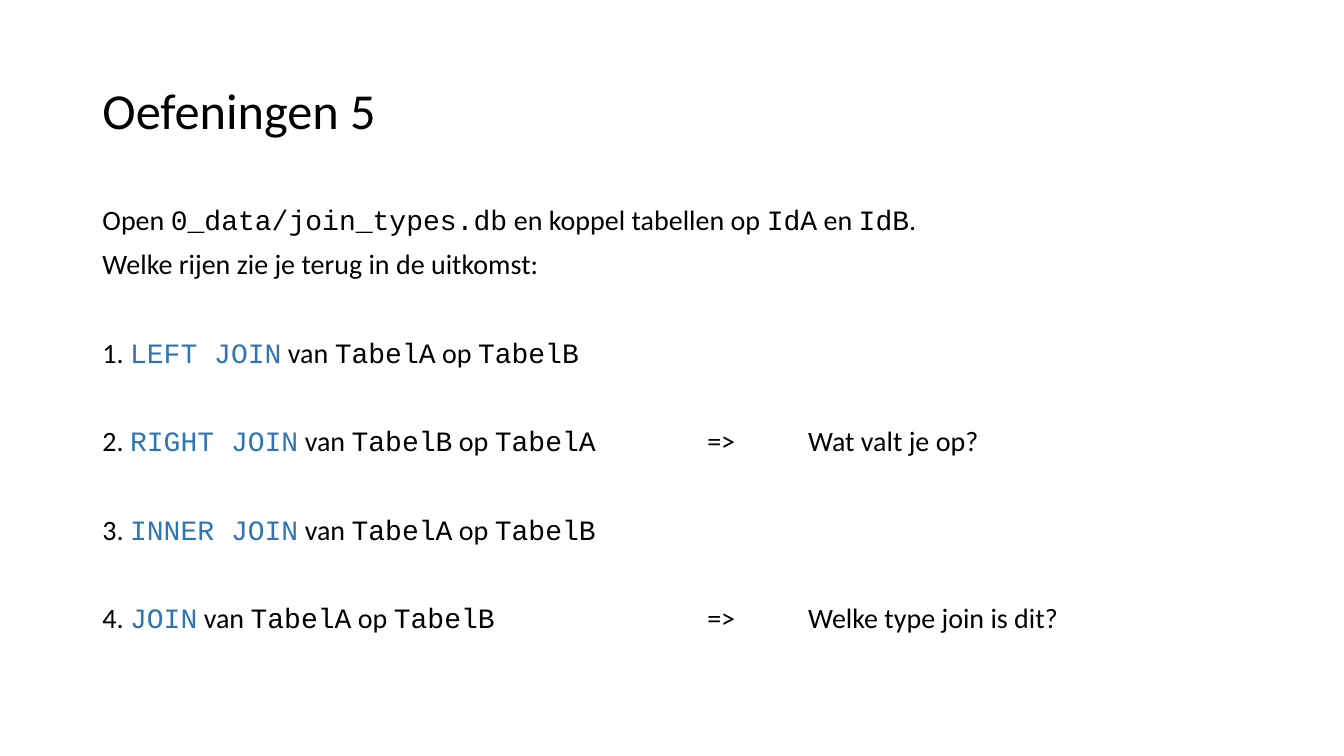
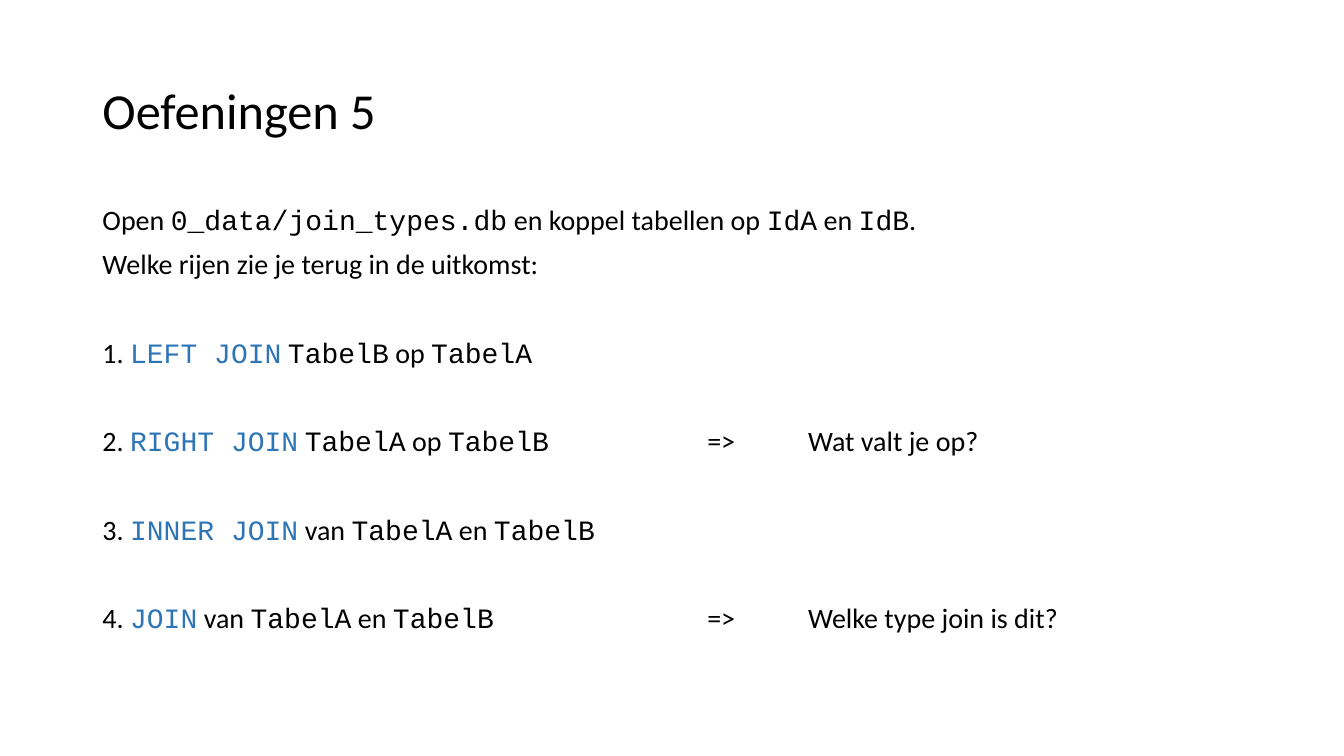
Before and after one commit to LFKoning/knowledge-sharing, a slide deck: slide 55 of sql_course_2p/1_basics/1_basics.pptx (slide 53 before the commit). Drawn at 1344x756 pixels with LibreOffice and Linux fonts; fonts in the diff are those of the drawing. Boxes give left, top, right and bottom in pixels: in the first picture for what was removed or moved away, otherwise in the second. Text is boxed around its words. In the diff, an @@ line names an element or a change of style, - is before the commit and + after.

```diff
--- a/sql_course_2p/1_basics/1_basics.pptx
+++ b/sql_course_2p/1_basics/1_basics.pptx
@@ text at (x1=102, y1=343, x2=978, y2=629): text changed @@
-1. LEFT JOIN van TabelA op TabelB
-2. RIGHT JOIN van TabelB op TabelA => Wat valt je op?
-3. INNER JOIN van TabelA op TabelB
-4. JOIN van TabelA op TabelB => Welke type join is dit?
+1. LEFT JOIN TabelB op TabelA
+2. RIGHT JOIN TabelA op TabelB => Wat valt je op?
+3. INNER JOIN van TabelA en TabelB
+4. JOIN van TabelA en TabelB => Welke type join is dit?
```
Also in this commit, not shown: 7 other slides changed, 3 slides added, 1 slide removed, 1 other file.
